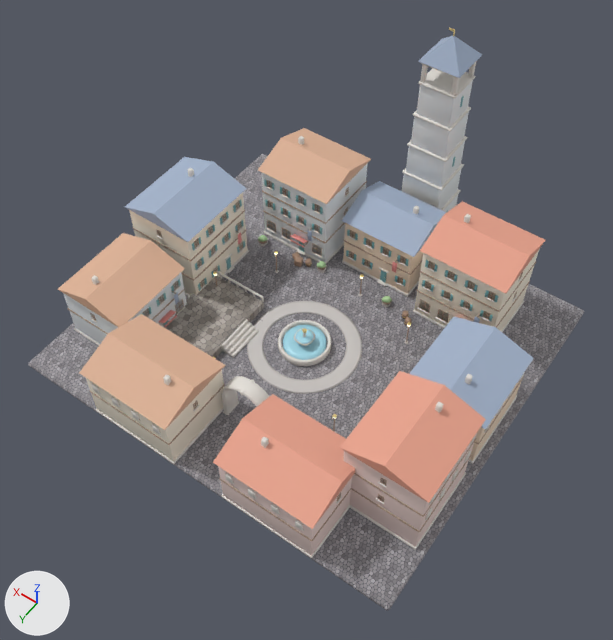
A saved change to the glTF model public/assets/town.glb.
Rendered twice from a 50 mm camera at (-30.9, 43.5, 72.0) aimed at (-1.9, 2.8, 8.0). Lighting does not change. The marker at lower left points along +X, +Y and +Z. The older version comes first. Vertices at exactly the same position are counted once.

Before the edit, the objects in view are built like this:
```python
me_floor_plaza = bpy.data.meshes.new('floor_plaza')
me_floor_plaza.from_pydata(...)  # 176 vertices, 328 faces; spans x -22.0..22.0, y -21.0..19.0, z -0.5..1.1
# faces by material slot: [44, 108, 176]
me_floor_plaza.materials.append(mat_cobble_tex)  # picture img_cobble_tex
me_floor_plaza.materials.append(mat_flagstone_tex)  # picture img_flagstone_tex
me_floor_plaza.materials.append(mat_stone)  # white #e5e1da
me_plaza_ring = bpy.data.meshes.new('plaza_ring')
me_plaza_ring.from_pydata(...)  # 52306 vertices, 96534 faces; spans x -21.3..21.3, y -25.3..19.3, z -0.1..25.6
me_plaza_ring.materials.append(mat_cobble_b)  # light grey #cbc7c4
me_plaza_ring.materials.append(mat_stone)  # white #e5e1da
me_plaza_ring.materials.append(mat_plaster_a)  # pale yellow #f9f0de
me_plaza_ring.materials.append(mat_timber)  # beige #aa8b76
me_plaza_ring.materials.append(mat_roof_a)  # beige #e7a28b
me_plaza_ring.materials.append(mat_glass)  # blue #bfdfef
me_plaza_ring.materials.append(mat_door)  # cyan #7cb1b5
me_plaza_ring.materials.append(mat_brass)  # yellow #efd795
me_plaza_ring.materials.append(mat_awning)  # pink #ec9590
me_plaza_ring.materials.append(mat_roof_b)  # greyish blue #a2b1c8
me_plaza_ring.materials.append(mat_plaster_b)  # beige #f7e1c8
me_plaza_ring.materials.append(mat_plaster_c)  # white #e7ecef
me_plaza_ring.materials.append(mat_roof_c)  # beige #ddb195
me_plaza_ring.materials.append(mat_plaster_d)  # pale pink #f1dad4
me_plaza_ring.materials.append(mat_water)  # cyan #a6ddec
me_plaza_ring.materials.append(mat_lamp)  # beige #ffefbf, glowing beige #ffefbf
me_plaza_ring.materials.append(mat_leaf)  # green #add19e
ob_floor = bpy.data.objects.new('FLOOR', me_floor_plaza)
ob_floor.location = (0.0, 0.0, 0.0)
ob_town = bpy.data.objects.new('TOWN', me_plaza_ring)
ob_town.location = (0.0, 0.0, 0.0)
```
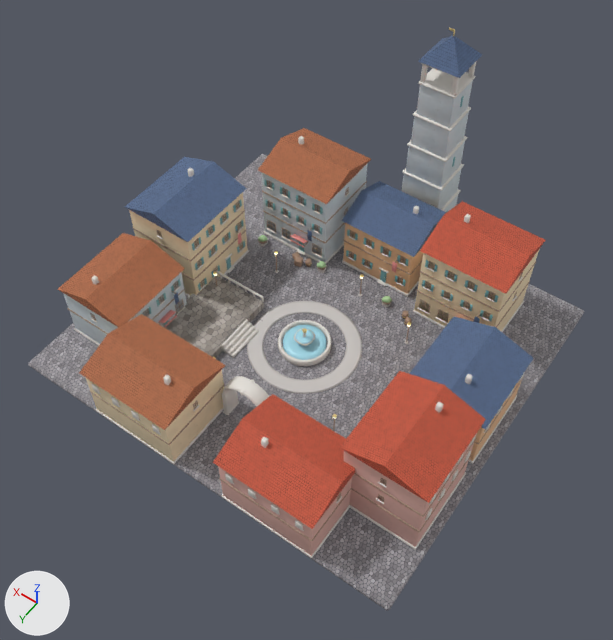
Location of each change, [x1, y1, x2, y2] in pixels of the pictures (613 x 640 px):
'TOWN', recoloured, surface changed (darker)
    both: [58, 27, 546, 558]
part 1 of me_plaza_ring, recoloured
    both: [85, 192, 539, 461]
part 2 of me_plaza_ring, recoloured (beige to red)
    both: [213, 201, 546, 529]
part 3 of me_plaza_ring, recoloured
    both: [125, 36, 533, 430]
part 4 of me_plaza_ring, recoloured
    both: [343, 223, 521, 461]
part 5 of me_plaza_ring, recoloured
    both: [63, 81, 473, 344]
part 6 of me_plaza_ring, recoloured (beige to brown)
    both: [58, 128, 371, 430]
part 7 of me_plaza_ring, recoloured
    both: [218, 434, 477, 556]

The change, as a diff of the scene's bpy script:
```diff
--- a/public/assets/town.glb.py
+++ b/public/assets/town.glb.py
@@ img_roof_b @@
+img_roof_b = load_image('roof_b', '_unpacked/roof_b', 256, 256, 'sRGB')
@@ img_roof_c @@
+img_roof_c = load_image('roof_c', '_unpacked/roof_c', 256, 256, 'sRGB')
@@ img_plaster_b @@
+img_plaster_b = load_image('plaster_b', '_unpacked/plaster_b', 256, 256, 'sRGB')
@@ img_roof_a @@
+img_roof_a = load_image('roof_a', '_unpacked/roof_a', 256, 256, 'sRGB')
@@ img_plaster_d @@
+img_plaster_d = load_image('plaster_d', '_unpacked/plaster_d', 256, 256, 'sRGB')
@@ img_plaster_c @@
+img_plaster_c = load_image('plaster_c', '_unpacked/plaster_c', 256, 256, 'sRGB')
@@ img_plaster_a @@
+img_plaster_a = load_image('plaster_a', '_unpacked/plaster_a', 256, 256, 'sRGB')
@@ mat_roof_b_tex @@
+mat_roof_b_tex = principled_material('roof_b_tex')
+mat_roof_b_tex.texture = img_roof_b
+mat_roof_b_tex.roughness = 0.85
@@ mat_roof_c_tex @@
+mat_roof_c_tex = principled_material('roof_c_tex')
+mat_roof_c_tex.texture = img_roof_c
+mat_roof_c_tex.roughness = 0.85
@@ mat_plaster_b_tex @@
+mat_plaster_b_tex = principled_material('plaster_b_tex')
+mat_plaster_b_tex.texture = img_plaster_b
+mat_plaster_b_tex.roughness = 0.85
@@ mat_roof_a_tex @@
+mat_roof_a_tex = principled_material('roof_a_tex')
+mat_roof_a_tex.texture = img_roof_a
+mat_roof_a_tex.roughness = 0.85
@@ mat_plaster_d_tex @@
+mat_plaster_d_tex = principled_material('plaster_d_tex')
+mat_plaster_d_tex.texture = img_plaster_d
+mat_plaster_d_tex.roughness = 0.85
@@ mat_plaster_c_tex @@
+mat_plaster_c_tex = principled_material('plaster_c_tex')
+mat_plaster_c_tex.texture = img_plaster_c
+mat_plaster_c_tex.roughness = 0.85
@@ mat_plaster_a_tex @@
+mat_plaster_a_tex = principled_material('plaster_a_tex')
+mat_plaster_a_tex.texture = img_plaster_a
+mat_plaster_a_tex.roughness = 0.85
@@ me_plaza_ring @@
 me_plaza_ring.from_pydata(...)  # 52306 vertices, 96534 faces; spans x -21.3..21.3, y -25.3..19.3, z -0.1..25.6
 # used by ob_town; location = (0.0, 0.0, 0.0)
+# me_plaza_ring part 1: all 324 faces that had it switch from mat_plaster_a (pale yellow #f9f0de) to mat_plaster_a_tex (picture img_plaster_a)
+# me_plaza_ring part 2: all 24 faces that had it switch from mat_roof_a (beige #e7a28b) to mat_roof_a_tex (picture img_roof_a)
+# me_plaza_ring part 3: all 250 faces that had it switch from mat_roof_b (greyish blue #a2b1c8) to mat_roof_b_tex (picture img_roof_b)
+# me_plaza_ring part 4: all 216 faces that had it switch from mat_plaster_b (beige #f7e1c8) to mat_plaster_b_tex (picture img_plaster_b)
+# me_plaza_ring part 5: all 756 faces that had it switch from mat_plaster_c (white #e7ecef) to mat_plaster_c_tex (picture img_plaster_c)
+# me_plaza_ring part 6: all 24 faces that had it switch from mat_roof_c (beige #ddb195) to mat_roof_c_tex (picture img_roof_c)
+# me_plaza_ring part 7: all 216 faces that had it switch from mat_plaster_d (pale pink #f1dad4) to mat_plaster_d_tex (picture img_plaster_d)
+# me_plaza_ring part 8: texture (UV) coordinates changed
 me_plaza_ring.materials.append(mat_cobble_b)
```
